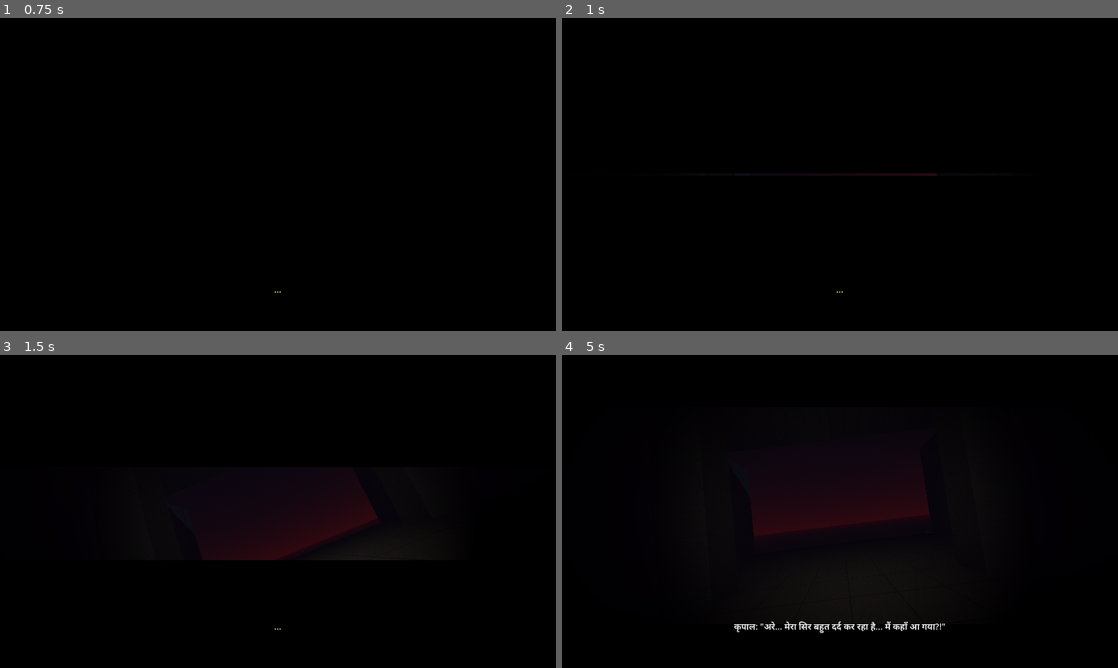
Above: before the commit, frames 1-4 (two rows, left to right).
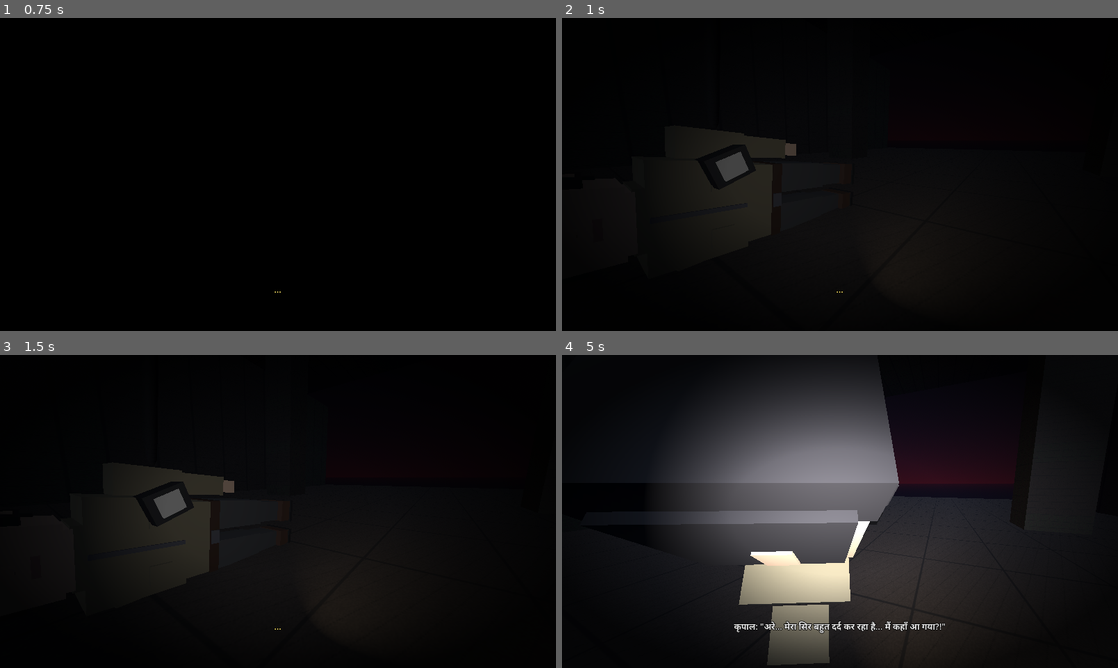
Above: after the commit, the same moments.

Repository: Sahil13092008/HorrorMission
Game: Godot game, scene res://scenes/bhangarh_ruins.tscn
Two runs of this game, one before a commit and one after it. Both use one fixed random seed, a clock stepped at 60 frames per second and the inputs below. This scene is started directly instead of the project's main scene. Sound files missing from this copy of the repository are replaced by a short silence.
Inputs (mouse positions are in pixels of both pictures, inside the frame that each line leads up to):
- Up to frame 1 (0.75 s): tap Enter at 0.5 s; move the mouse to (305, 174) at 0.52 s; hold W from 0.53 s (still down); tap E at 0.6 s; click (305, 174) at 0.67 s
- Up to frame 2 (1 s): keep holding W; tap Space at 0.77 s
- Up to frame 3 (1.5 s): keep holding W; move the mouse to (250, 511) at 1.27 s; tap Enter at 1.35 s
- Up to frame 4 (5 s): keep holding W; tap Space at 1.52, 3.02, 3.5, 3.77, 4.52 s; move the mouse to (851, 505) at 2.02 s; tap F at 2.1 s; move the mouse to (834, 517) at 2.77 s; tap Shift at 2.85 s; click (834, 517) at 2.92 s; move the mouse to (878, 514) at 3.52 s; tap E at 3.6 s; move the mouse to (795, 508) at 4.27 s; tap Enter at 4.35 s

Frame 1 is identical in both runs. In frame 2, 4.3% of the frame differs, in the area x 22-68%, y 35-82%; in frame 3, 5.9%; in frame 4, 43%, in the area x 15-93%, y 2-100%.

Commit message:
Fix black screen in Kripals view: import audio files, add cinematic camera angles, improve ruins lighting, and fix blink overlay

Diff:
--- a/scenes/bhangarh_ruins.tscn
+++ b/scenes/bhangarh_ruins.tscn
@@ -27,12 +27,12 @@
 background_mode = 2
 sky = SubResource("Sky_Bhangarh")
 ambient_light_source = 2
-ambient_light_color = Color(0.14, 0.16, 0.24, 1)
-ambient_light_energy = 0.35
+ambient_light_color = Color(0.26, 0.30, 0.44, 1)
+ambient_light_energy = 0.85
 fog_enabled = true
-fog_light_color = Color(0.06, 0.04, 0.08, 1)
-fog_density = 0.05
-fog_sky_affect = 0.6
+fog_light_color = Color(0.08, 0.08, 0.15, 1)
+fog_density = 0.02
+fog_sky_affect = 0.5
 
 [sub_resource type="StandardMaterial3D" id="Mat_StoneFloor"]
 albedo_color = Color(0.75, 0.7, 0.65, 1)
@@ -179,9 +179,9 @@
 
 [node name="Moonlight" type="DirectionalLight3D" parent="."]
 transform = Transform3D(0.866025, -0.25, 0.433013, 0, 0.866025, 0.5, -0.5, -0.433013, 0.75, 5, 8, 5)
-light_color = Color(0.65, 0.72, 0.88, 1)
-light_energy = 0.55
-shadow_enabled = true
+light_color = Color(0.70, 0.80, 1.0, 1)
+light_energy = 1.1
+shadow_enabled = false
 
 [node name="Audio" type="Node" parent="."]
 
@@ -576,31 +576,30 @@
 material = SubResource("Mat_DarkGhost")
 
 [node name="CutsceneCamera" type="Camera3D" parent="."]
-transform = Transform3D(0.965926, 0.0669873, -0.25, 0, 0.965926, 0.258819, 0.258819, -0.25, 0.933013, 0, 0.45, 0)
+transform = Transform3D(0.857, -0.150, 0.493, 0, 0.957, 0.291, -0.515, -0.249, 0.820, 0.9, 0.55, 1.5)
 current = true
 
 [node name="Flashlight" type="SpotLight3D" parent="CutsceneCamera"]
-light_energy = 2.4
-spot_range = 14.0
-spot_angle = 45.0
+light_color = Color(0.95, 0.95, 1.0, 1)
+light_energy = 3.0
+spot_range = 18.0
+spot_angle = 44.0
+
+[node name="FloorLantern" type="SpotLight3D" parent="."]
+transform = Transform3D(0.966, 0, -0.259, 0, 1, 0, 0.259, 0, 0.966, 0.8, 0.15, 0.9)
+light_color = Color(1.0, 0.92, 0.80, 1)
+light_energy = 3.8
+spot_range = 12.0
+spot_angle = 55.0
 
 [node name="CutsceneUI" type="CanvasLayer" parent="."]
 
-[node name="BlinkTop" type="ColorRect" parent="CutsceneUI"]
-anchors_preset = 10
-anchor_right = 1.0
-offset_bottom = 360.0
-grow_horizontal = 2
-color = Color(0, 0, 0, 1)
-
-[node name="BlinkBottom" type="ColorRect" parent="CutsceneUI"]
-anchors_preset = 12
-anchor_top = 1.0
+[node name="BlinkOverlay" type="ColorRect" parent="CutsceneUI"]
+anchors_preset = 15
 anchor_right = 1.0
 anchor_bottom = 1.0
-offset_top = -360.0
 grow_horizontal = 2
-grow_vertical = 0
+grow_vertical = 2
 color = Color(0, 0, 0, 1)
 
 [node name="Vignette" type="TextureRect" parent="CutsceneUI"]
--- a/scripts/bhangarh_ruins.gd
+++ b/scripts/bhangarh_ruins.gd
@@ -2,6 +2,7 @@
 
 @onready var camera = $CutsceneCamera
 @onready var flashlight = $CutsceneCamera/Flashlight
+@onready var floor_lantern = $FloorLantern
 @onready var kripal_model = $KripalModel
 @onready var ghost_entity = $GhostEntity
 @onready var ghost_eyes = $GhostEntity/GhostHead/EyeLight
@@ -16,8 +17,7 @@
 
 # Cutscene UI
 @onready var cutscene_ui = $CutsceneUI
-@onready var blink_top = $CutsceneUI/BlinkTop
-@onready var blink_bottom = $CutsceneUI/BlinkBottom
+@onready var blink_overlay = $CutsceneUI/BlinkOverlay
 @onready var subtitle = $CutsceneUI/Subtitle
 @onready var jumpscare_overlay = $CutsceneUI/JumpscareOverlay
 @onready var ghost_face = $CutsceneUI/JumpscareOverlay/GhostFace
@@ -33,7 +33,6 @@
 
 func _ready():
 	Input.mouse_mode = Input.MOUSE_MODE_CAPTURED
-	original_cam_pos = camera.position
 
 	# Initial cutscene setup
 	jumpscare_overlay.visible = false
@@ -42,15 +41,16 @@
 
 	# Kripal lying flat unconscious on cold stone floor
 	kripal_model.position = Vector3(0.0, 0.15, 0.0)
-	kripal_model.rotation_degrees = Vector3(0.0, 0.0, 85.0)
-
-	# Camera on ground level looking up sideways
-	camera.position = Vector3(0.0, 0.35, 0.0)
-	camera.rotation_degrees = Vector3(12.0, 0.0, -22.0)
-
-	# Blink overlay covers screen
-	blink_top.position.y = 0
-	blink_bottom.position.y = 360
+	kripal_model.rotation_degrees = Vector3(0.0, 90.0, 85.0)
+
+	# Camera on ground level in front-side of Kripal looking at him
+	camera.position = Vector3(1.1, 0.55, 1.4)
+	camera.look_at(Vector3(0.0, 0.25, 0.0), Vector3.UP)
+	original_cam_pos = camera.position
+
+	# Blink overlay covers screen initially in black
+	blink_overlay.visible = true
+	blink_overlay.modulate.a = 1.0
 
 	if continue_btn:
 		continue_btn.pressed.connect(on_continue_clicked)
@@ -73,17 +73,19 @@
 func start_bhangarh_cutscene():
 	# 1. Groggily waking up in pitch darkness
 	subtitle.text = "..."
-	await get_tree().create_timer(1.0).timeout
-
-	# Eyes blinking open
+	await get_tree().create_timer(0.8).timeout
+
+	# Realistic eyelid blinking: open slightly, close, then open fully
 	var blink_tw = create_tween()
-	blink_tw.tween_property(blink_top, "position:y", -240.0, 1.2)
-	blink_tw.parallel().tween_property(blink_bottom, "position:y", 620.0, 1.2)
+	blink_tw.tween_property(blink_overlay, "modulate:a", 0.4, 0.5)
+	blink_tw.tween_property(blink_overlay, "modulate:a", 0.8, 0.3)
+	blink_tw.tween_property(blink_overlay, "modulate:a", 0.0, 0.8)
 	await blink_tw.finished
-
-	await get_tree().create_timer(0.3).timeout
-
-	# 1st dialogue: Groggy awakening
+	blink_overlay.visible = false
+
+	await get_tree().create_timer(0.3).timeout
+
+	# 1st dialogue: Groggy awakening while lying down
 	subtitle.text = "कृपाल: \"अरे... मेरा सिर बहुत दर्द कर रहा है... मैं कहाँ आ गया?!\""
 	subtitle.add_theme_color_override("font_color", Color(0.92, 0.92, 0.92))
 
@@ -94,28 +96,27 @@
 
 	await get_tree().create_timer(0.4).timeout
 
-	# Kripal stands up and camera rises to eye level
+	# 2. Kripal stands up and camera rises into dramatic over-the-shoulder view
 	var rise_tw = create_tween().set_parallel(true)
-	rise_tw.tween_property(kripal_model, "position:y", 0.0, 1.8).set_trans(Tween.TRANS_QUAD)
-	rise_tw.tween_property(kripal_model, "rotation_degrees:z", 0.0, 1.8).set_trans(Tween.TRANS_QUAD)
-	rise_tw.tween_property(camera, "position", Vector3(0.0, 1.5, 0.0), 1.8).set_trans(Tween.TRANS_QUAD)
-	rise_tw.tween_property(camera, "rotation_degrees", Vector3(0.0, 0.0, 0.0), 1.8).set_trans(Tween.TRANS_QUAD)
+	rise_tw.tween_property(kripal_model, "position:y", 0.0, 2.0).set_trans(Tween.TRANS_QUAD)
+	rise_tw.tween_property(kripal_model, "rotation_degrees", Vector3(0.0, 180.0, 0.0), 2.0).set_trans(Tween.TRANS_QUAD)
+	rise_tw.tween_property(camera, "position", Vector3(0.35, 1.55, 1.4), 2.0).set_trans(Tween.TRANS_QUAD)
+	rise_tw.tween_property(camera, "rotation_degrees", Vector3(-4.0, 0.0, 0.0), 2.0).set_trans(Tween.TRANS_QUAD)
 
 	await rise_tw.finished
 	original_cam_pos = camera.position
 
-	# 2. Looking around confused at the ancient pillars and shadows
+	# Looking around confused at the ancient pillars and shadows
 	subtitle.text = "कृपाल: \"ये... ये कैसी जगह है? चारों तरफ सिर्फ अंधेरा और पुराने पत्थर हैं...\""
 	subtitle.add_theme_color_override("font_color", Color(0.85, 0.85, 0.85))
 
-	# Pan left looking at pillars
+	# Kripal turns head left and right examining the eerie ruins
 	var look_tw = create_tween()
-	look_tw.tween_property(camera, "rotation_degrees:y", 38.0, 1.3).set_trans(Tween.TRANS_SINE)
+	look_tw.tween_property(kripal_model, "rotation_degrees:y", 215.0, 1.2).set_trans(Tween.TRANS_SINE)
 	look_tw.tween_interval(0.4)
-	# Pan right looking at broken archway
-	look_tw.tween_property(camera, "rotation_degrees:y", -42.0, 1.5).set_trans(Tween.TRANS_SINE)
+	look_tw.tween_property(kripal_model, "rotation_degrees:y", 145.0, 1.4).set_trans(Tween.TRANS_SINE)
 	look_tw.tween_interval(0.3)
-	look_tw.tween_property(camera, "rotation_degrees:y", 0.0, 0.9).set_trans(Tween.TRANS_SINE)
+	look_tw.tween_property(kripal_model, "rotation_degrees:y", 180.0, 0.8).set_trans(Tween.TRANS_SINE)
 
 	await look_tw.finished
 	await get_tree().create_timer(0.3).timeout
@@ -135,7 +136,7 @@
 
 	await get_tree().create_timer(0.4).timeout
 
-	# 4. Taking cautious footsteps forward
+	# 4. Taking cautious footsteps forward down the ruined hallway
 	subtitle.text = "कृपाल: \"मुझे यहाँ से बाहर निकलने का रास्ता ढूँढना होगा...\""
 	subtitle.add_theme_color_override("font_color", Color(0.9, 0.9, 0.9))
 
@@ -143,8 +144,8 @@
 		footstep_audio.play()
 
 	var walk_tw = create_tween().set_parallel(true)
-	walk_tw.tween_property(camera, "position:z", -2.6, 2.4)
-	walk_tw.tween_property(kripal_model, "position:z", -2.6, 2.4)
+	walk_tw.tween_property(kripal_model, "position:z", -2.8, 2.5)
+	walk_tw.tween_property(camera, "position:z", -1.4, 2.5)
 
 	await walk_tw.finished
 	original_cam_pos = camera.position
@@ -152,14 +153,14 @@
 	# 5. Sudden dead silence & Terrifying Demonic Whisper from behind!
 	if footstep_audio: footstep_audio.stop()
 
-	# Ambience fades to dead silence
+	# Ambience fades down into dead silence
 	if ambience_audio:
 		var tw_mute = create_tween()
 		tw_mute.tween_property(ambience_audio, "volume_db", -30.0, 0.6)
 
 	await get_tree().create_timer(0.6).timeout
 
-	# Chilling whisper: "Kripaaaal..."
+	# Chilling whisper: "...कृपा...ल..."
 	subtitle.text = "खौफनाक साया (गहरी फुसफुसाहट): \"...कृपा...ल...\""
 	subtitle.add_theme_color_override("font_color", Color(1.0, 0.2, 0.2))
 
@@ -186,16 +187,17 @@
 	await get_tree().create_timer(0.3).timeout
 
 	# 6. Turning around 180 degrees & JUMPSCARE!
-	# Enable ghost entity behind him
 	ghost_entity.visible = true
-	ghost_entity.position = Vector3(0.0, 1.4, 1.8)
-	if ghost_eyes: ghost_eyes.light_energy = 5.0
+	ghost_entity.position = Vector3(0.0, 1.4, 0.8)
+	if ghost_eyes: ghost_eyes.light_energy = 6.0
 
 	subtitle.text = ""
 
-	# Camera whips around 180 degrees!
-	var turn_tw = create_tween()
-	turn_tw.tween_property(camera, "rotation_degrees:y", 180.0, 1.1).set_trans(Tween.TRANS_QUAD).set_ease(Tween.EASE_OUT)
+	# Camera & Kripal whip around 180 degrees to face the archway!
+	var turn_tw = create_tween().set_parallel(true)
+	turn_tw.tween_property(kripal_model, "rotation_degrees:y", 0.0, 0.9).set_trans(Tween.TRANS_QUAD).set_ease(Tween.EASE_OUT)
+	turn_tw.tween_property(camera, "position", Vector3(0.0, 1.45, -2.0), 0.9).set_trans(Tween.TRANS_QUAD)
+	turn_tw.tween_property(camera, "rotation_degrees", Vector3(6.0, 180.0, 0.0), 0.9).set_trans(Tween.TRANS_QUAD)
 
 	await turn_tw.finished
 
Not shown, added: audio/kripal_freeze.mp3.import
Not shown, added: audio/kripal_wake_1.mp3.import
Not shown, added: audio/kripal_wake_2.mp3.import
